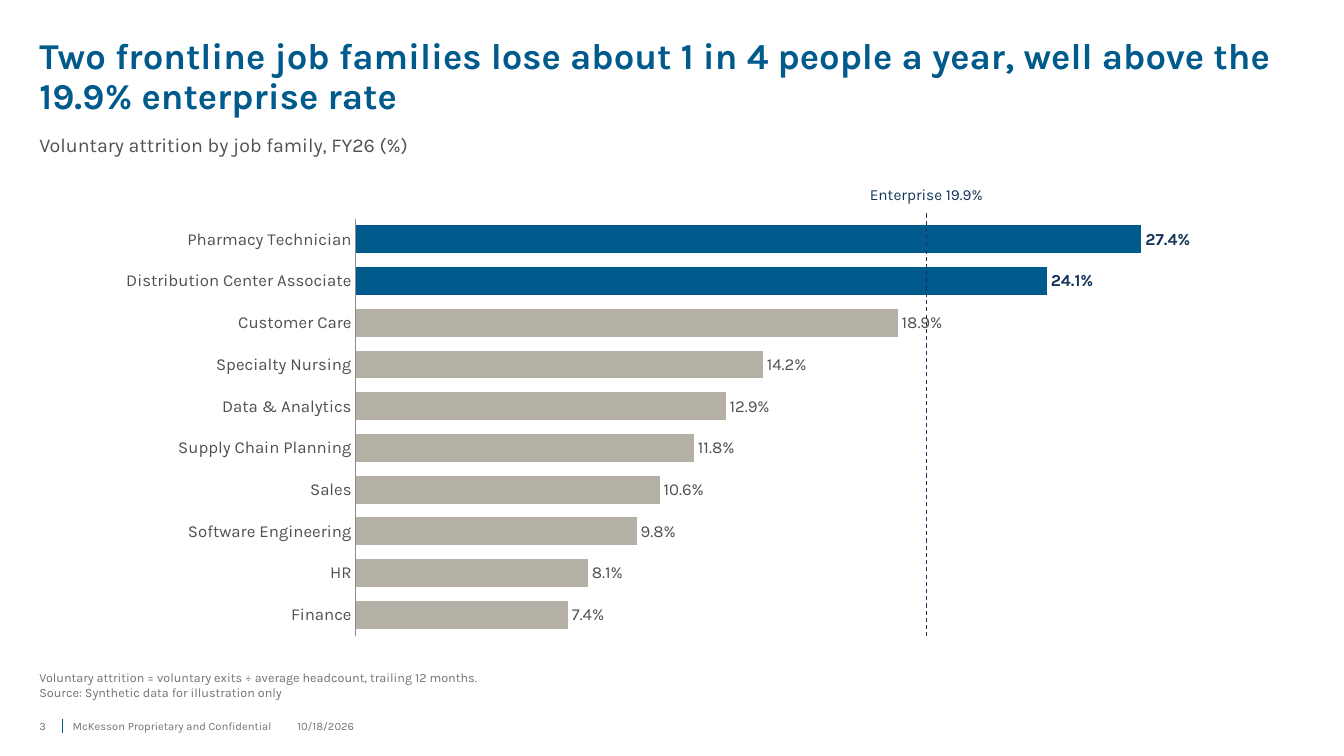
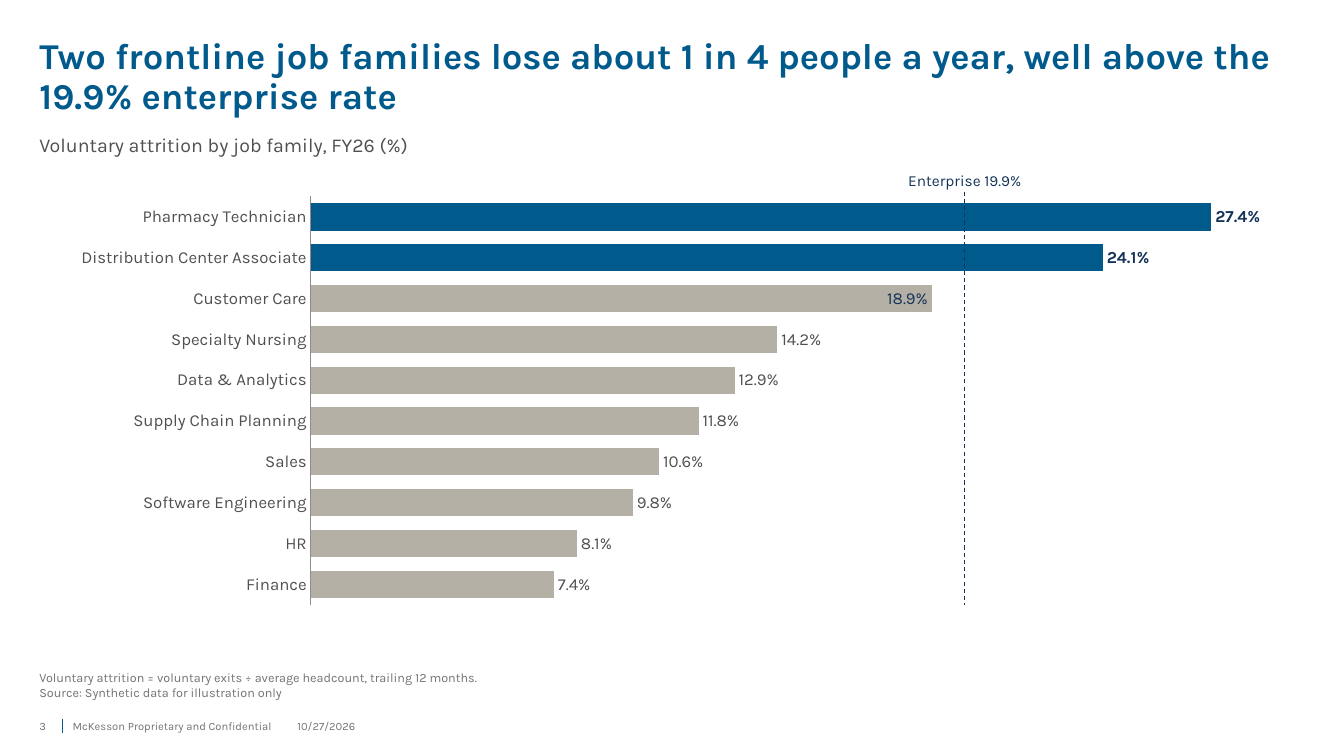
Before and after one commit to amccown-mck/Data-Viz-Guide, a slide deck: slide 3 of dist/office/McKesson-DataViz-Starter.pptx. Drawn at 1344x756 pixels with LibreOffice and Linux fonts; fonts in the diff are those of the drawing. Boxes give left, top, right and bottom in pixels: in the first picture for what was removed or moved away, otherwise in the second. Text is boxed around its words. In the diff, an @@ line names an element or a change of style, - is before the commit and + after.

```diff
--- a/dist/office/McKesson-DataViz-Starter.pptx
+++ b/dist/office/McKesson-DataViz-Starter.pptx
@@ text "Enterprise 19.9%": place and size @@
-text "Enterprise 19.9%" at (870,189,983,204)
+text "Enterprise 19.9%" at (908,175,1021,190)
@@ text "Enterprise 19.9%" at (908,175,1021,190): vertical alignment top to bottom @@
@@ bar chart at (39,181,1305,645) @@
-categories: Finance, HR, Software Engineering, Sales, Supply Chain Planning, Data & Analytics, Specialty Nursing, Customer Care, Distribution Center Associate, Pharmacy Technician
+categories: Pharmacy Technician, Distribution Center Associate, Customer Care, Specialty Nursing, Data & Analytics, Supply Chain Planning, Sales, Software Engineering, HR, Finance
-Series 1: 27, 30, 36, 39, 43, 47, 52, 69, 88, 100
+Series 1: 27.4, 24.1, 18.9, 14.2, 12.9, 11.8, 10.6, 9.8, 8.1, 7.4
@@ data labels of Series 1 added @@
@@ colours of single points changed @@
@@ category axis changed @@
@@ value axis changed @@
@@ plot area changed @@
@@ line moved from (927, 214) - (927, 636) to (965, 192) - (965, 605) @@
@@ text at (297,722,355,731): text changed @@
-10/18/2026
+10/27/2026
```
Also in this commit, not shown: 12 other slides changed, 17 other files.
